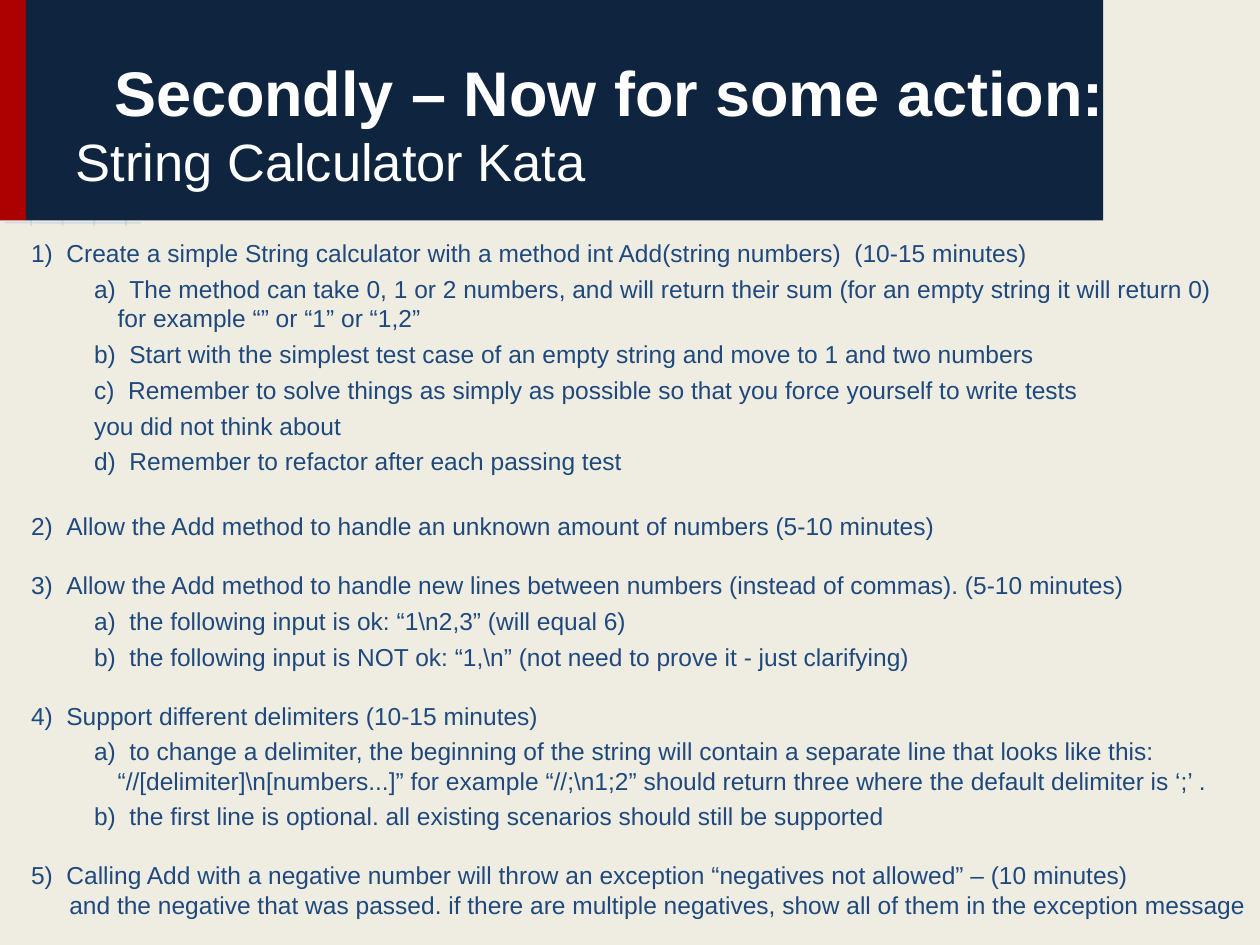
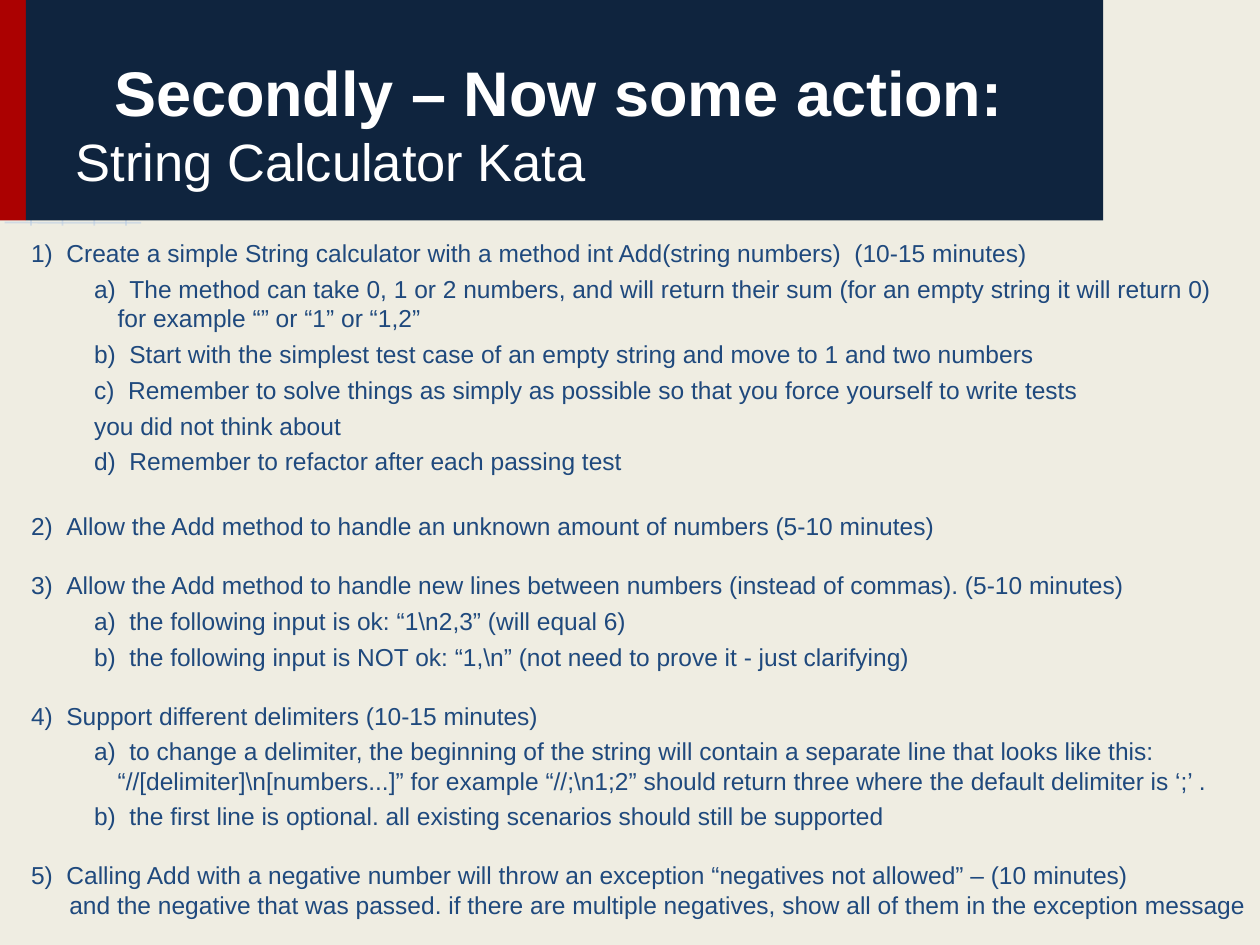
Before and after one commit to bink627/Agile-and-Beyond-TDD, a slide deck: slide 17 of Learning to Test Drive_ A Crash Course in Test Driven Development.pptx. Drawn at 1260x945 pixels with LibreOffice and Linux fonts; fonts in the diff are those of the drawing. Boxes give left, top, right and bottom in pixels: in the first picture for what was removed or moved away, otherwise in the second. Text is boxed around its words. In the diff, an @@ line names an element or a change of style, - is before the commit and + after.

```diff
--- a/Learning to Test Drive_ A Crash Course in Test Driven Development.pptx
+++ b/Learning to Test Drive_ A Crash Course in Test Driven Development.pptx
@@ title at (76,70,1002,192): text changed @@
-Secondly – Now for some action: String Calculator Kata
+Secondly – Now some action:
+String Calculator Kata
```
Also in this commit, not shown: 17 other slides changed.
